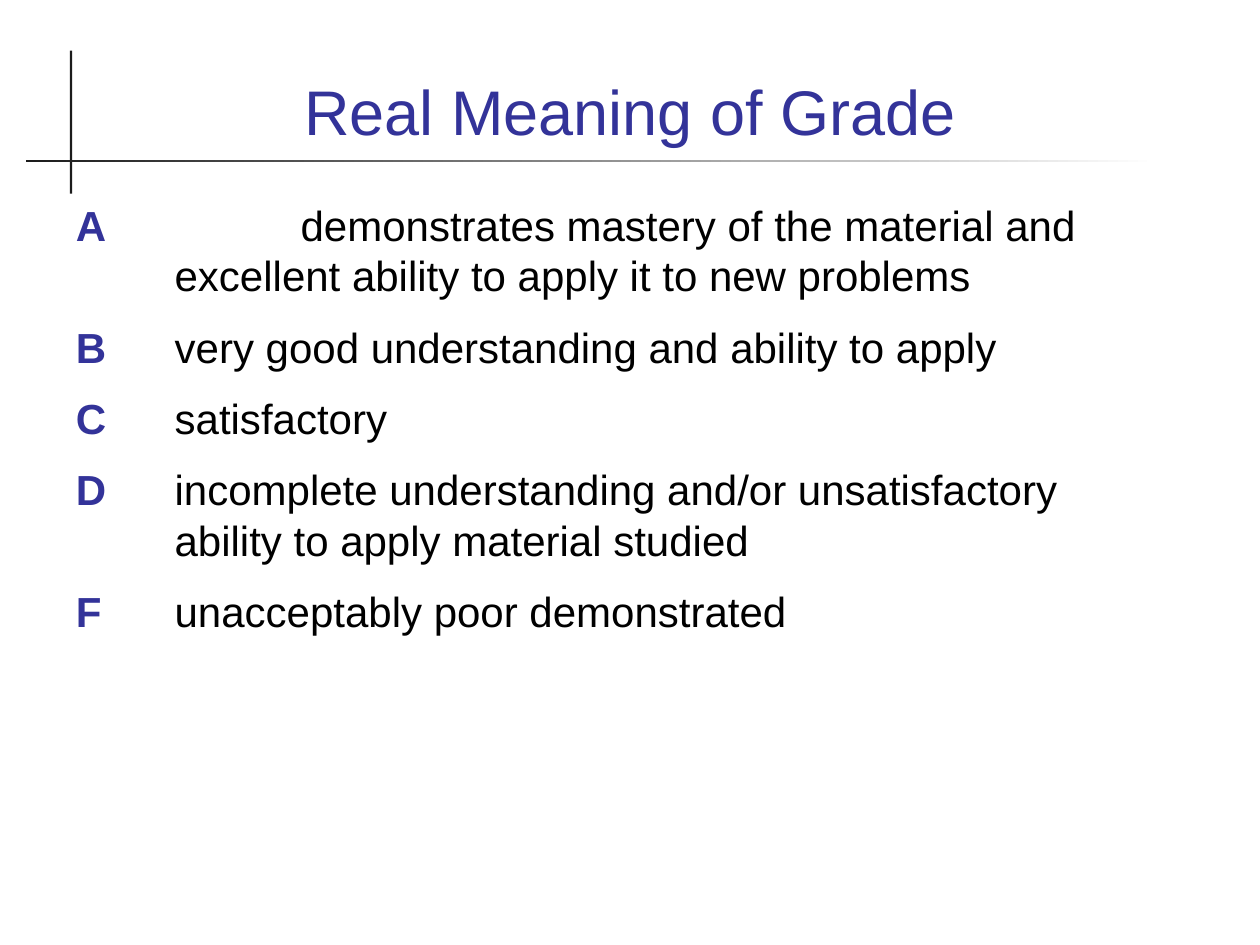
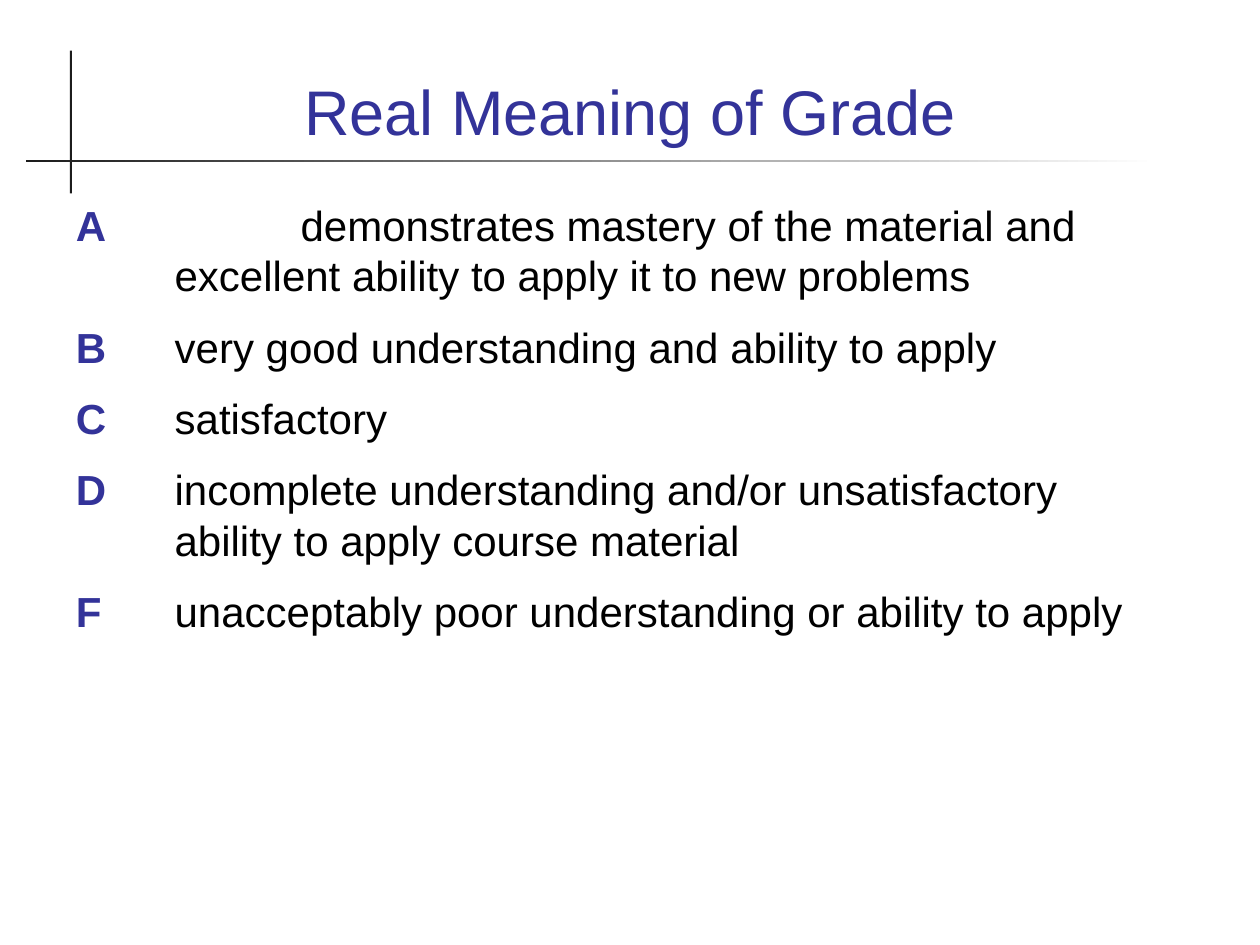
Before and after one commit to skeoop/skeoop.github.io, a slide deck: slide 10 of week1/0-Introduction-to-Course.ppt. Drawn at 1260x945 pixels with LibreOffice and Linux fonts; fonts in the diff are those of the drawing. Boxes give left, top, right and bottom in pixels: in the first picture for what was removed or moved away, otherwise in the second. Text is boxed around its words. In the diff, an @@ line names an element or a change of style, - is before the commit and + after.

Commit message:
update week1 material

```diff
--- a/week1/0-Introduction-to-Course.ppt
+++ b/week1/0-Introduction-to-Course.ppt
@@ text at box(76, 474, 1122, 636): text changed @@
-  D incomplete understanding and/or unsatisfactory ability to apply material studied
-  F unacceptably poor demonstrated
+  D incomplete understanding and/or unsatisfactory ability to apply course material
+  F unacceptably poor understanding or ability to apply
```
Also in this commit, not shown: 6 other slides changed, 6 other files.
